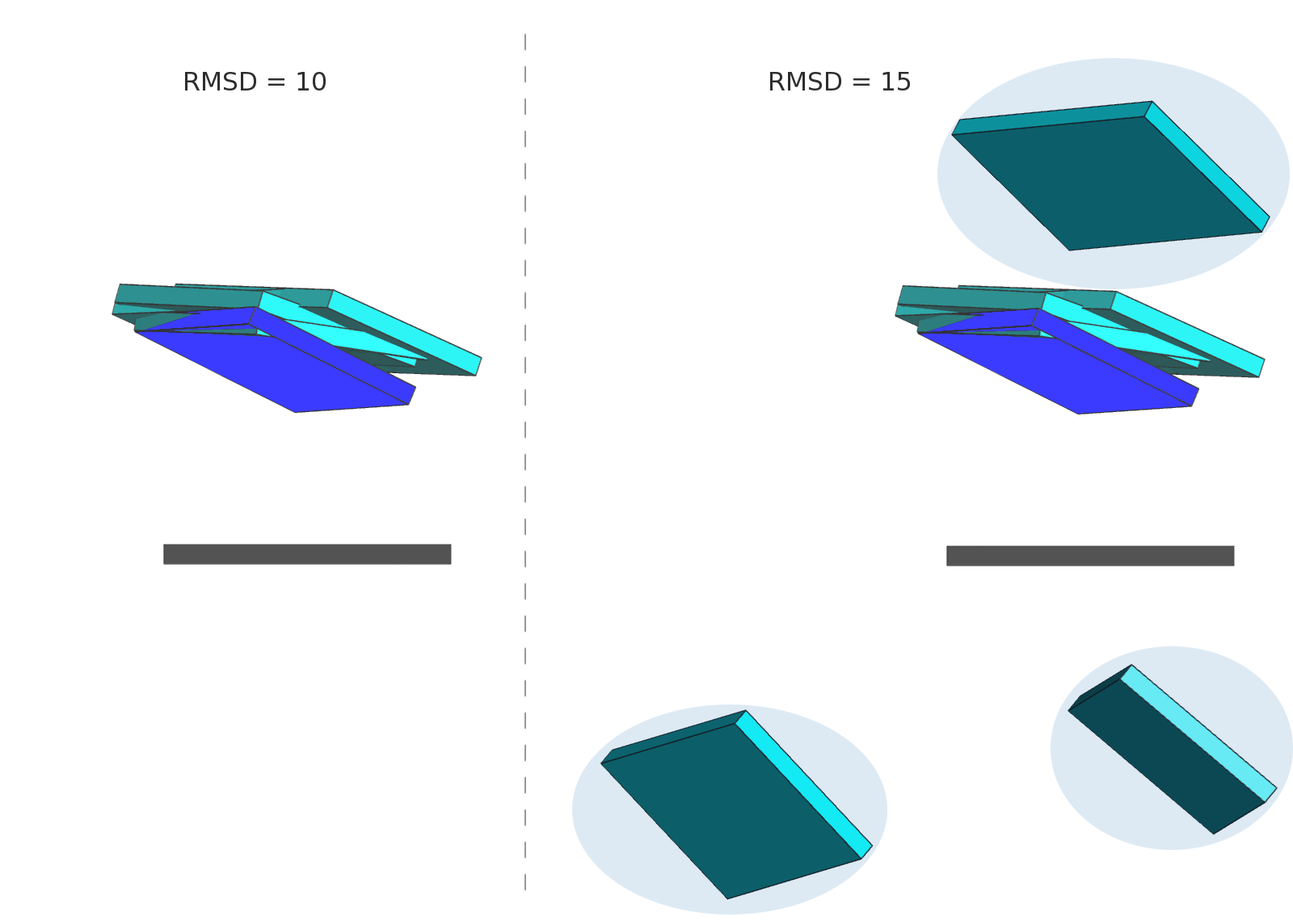
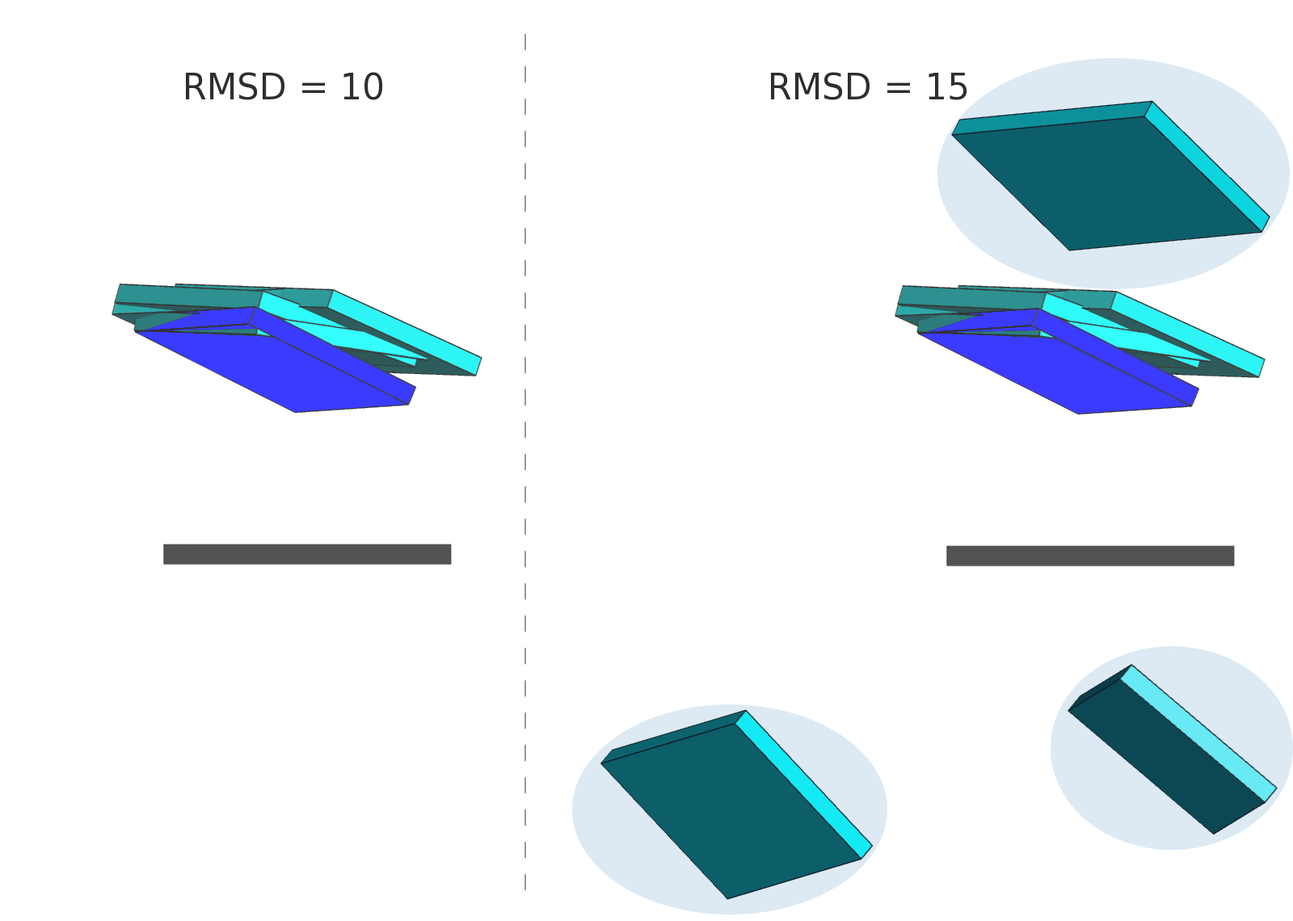
Two versions of the same layered image (1293x921). Layer-by-layer changes:
painted on "RMSD = 15" over (770, 71, 968, 101)
painted on "RMSD = 10" over (185, 71, 384, 101)
